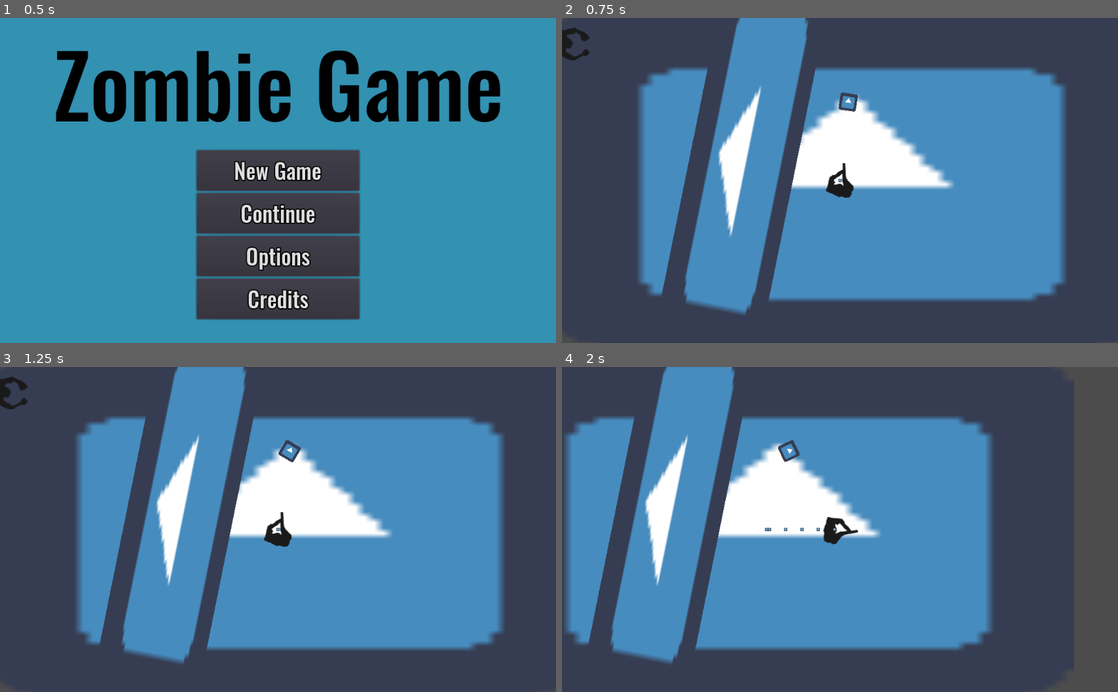
Above: before the commit, frames 1-4 (two rows, left to right).
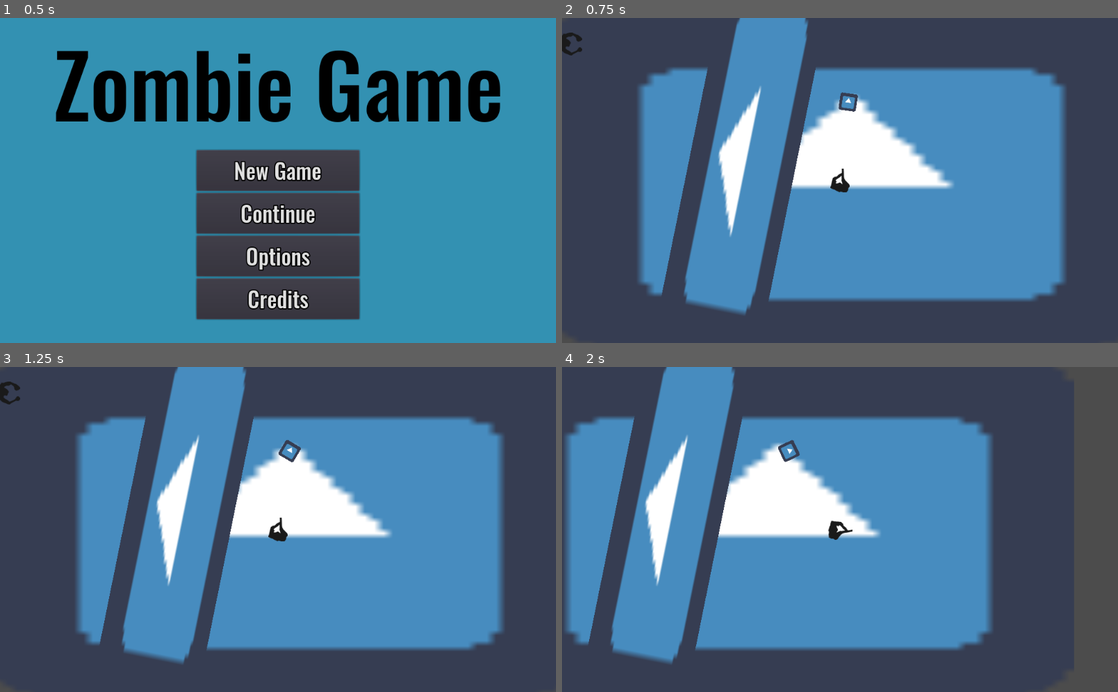
Above: after the commit, the same moments.

Repository: StrawberryGameJam/ZombieGame2020
Game: Godot game, scene res://Scenes/Title.tscn
Two runs of this game, one before a commit and one after it. Both use one fixed random seed, a clock stepped at 60 frames per second and the inputs below. The engine's default icon, where the game draws it, is replaced by a stand-in: a white triangle on a blue panel in a dark square.
Inputs (mouse positions are in pixels of both pictures, inside the frame that each line leads up to):
- Up to frame 1 (0.5 s): no input
- Up to frame 2 (0.75 s): click "New Game" at 0.5 s
- Up to frame 3 (1.25 s): no input
- Up to frame 4 (2 s): tap Enter (ui_accept) at 1.25, 1.52 s; move the mouse to (962, 513) at 1.27 s; hold Right (ui_right) from 1.28 s (still down); tap E (ui_interact) at 1.35 s; click (962, 513) at 1.42 s

Frame 1 is identical in both runs. In frame 2, 0.4% of the frame differs, in the area x 0-53%, y 2-56%; in frame 3, 0.4%; in frame 4, 0.3%.

Commit message:
quase jogável

Diff:
--- /dev/null
+++ b/Scenes/Level.gd
@@ -0,0 +1,228 @@
+extends Node2D
+
+var Room = preload("res://Scenes/Room.tscn")
+var Player = preload("res://Scenes/Player/Player.tscn")
+var Zombie = preload("res://Scenes/Zombies/default/Zombie.tscn")
+var font = preload("res://assets/RobotoBold120.tres")
+onready var Map = $TileMap
+onready var STimer = $Timer
+var tile_size = 32  # size of a tile in the TileMap
+var num_rooms = 16 # number of rooms to generate
+var min_size = 4 # minimum room size (in tiles)
+var max_size = 10  # maximum room size (in tiles)
+var hspread = 400  # horizontal spread (in pixels)
+var cull = 0  # chance to cull room
+var criou = false
+var count = 0
+var room_positions = []
+
+var min_h = 0
+var max_h = 0
+var min_w = 0
+var max_w = 0
+
+var path #= AStar.new()# AStar pathfinding object
+var start_room = null
+var end_room = null
+var play_mode = false
+var player = null
+var zombie = null
+
+func _ready():
+	randomize()
+	make_rooms(0, 0)
+
+
+func make_rooms(pos_x, pos_y):
+	for i in range(num_rooms):
+		var pos = Vector2(pos_x, pos_y)
+		var r = Room.instance()
+		var w = min_size + randi() % (max_size - min_size)
+		var h = min_size + randi() % (max_size - min_size)
+		r.make_room(pos, Vector2(w, h) * tile_size)
+		$Rooms.add_child(r)
+	# wait for movement to stop
+	yield(get_tree().create_timer(1.1), 'timeout')
+	# cull rooms
+	var counter = count
+	var coos = 0
+	var a = $Rooms.get_children()
+	for room in a.slice(count, len(a)-1):
+		if randf() < cull:
+			$Rooms.remove_child(room)
+		else:
+			room.mode = RigidBody2D.MODE_STATIC
+			room_positions = room_positions  + [Vector3(room.position.x, room.position.y, 0)]
+			count += 1
+			if(room.position.x > max_h + 100):
+				max_h = room.position.x
+			elif(room.position.x < min_h - 100):
+				min_h = room.position.x
+			if(room.position.y < min_w + 100):
+				min_w = room.position.y
+			elif(room.position.y > max_w - 100):
+				max_w = room.position.y
+		counter += 1
+	criou = false
+	print(coos)
+	yield(get_tree(), 'idle_frame')
+	# generate a minimum spanning tree connecting the rooms
+	room_positions.append(Vector3(pos_x, pos_y, 0))
+	path = find_mst(room_positions)
+	make_map()
+
+func _draw():
+	if start_room:
+		draw_string(font, start_room.position-Vector2(125,0), "start", Color(1,1,1))
+	if end_room:
+		draw_string(font, end_room.position-Vector2(125,0), "end", Color(1,1,1))
+
+func _process(delta):
+	update()
+func _on_Timer_timeout():
+	pass
+	#var n_zombie = Zombie.instance()
+	#add_child(n_zombie)
+	#n_zombie.position = end_room.position
+	#n_zombie.set_player(player)
+	#$Timer.start(3)
+func _input(event):
+	if event.is_action_pressed('ui_cancel'):
+		player = Player.instance()
+		add_child(player)
+		find_start_room()
+		find_end_room()
+		spawn_zombies()
+		player.position = start_room.position
+		player.set_start(start_room.position)
+		play_mode = true
+		Global.mouse_mode("aim")
+		#zombie = Zombie.instance()
+		#add_child(zombie)
+		#zombie.position = end_room.position
+		#$Timer.connect("timeout", self, "_on_Timer_timeout")
+		#zombie.set_player(player)
+		#$Timer.start(3)
+
+func find_mst(nodes):
+	# Prim's algorithm
+	# Given an array of positions (nodes), generates a minimum
+	# spanning tree
+	# Returns an AStar object
+
+	# Initialize the AStar and add the first point
+	path = AStar.new()
+	var nodes1 = nodes + []
+	path.add_point(path.get_available_point_id(), nodes1.pop_front())
+
+	# Repeat until no more nodes remain
+
+	while nodes1:
+		var min_dist = INF  # Minimum distance so far
+		var min_p = null  # Position of that node
+		var p = null  # Current position
+		# Loop through points in path
+		for p1 in path.get_points():
+			p1 = path.get_point_position(p1)
+			# Loop through the remaining nodes
+			for p2 in nodes1:
+				# If the node is closer, make it the closest
+				if p1.distance_to(p2) < min_dist:
+					min_dist = p1.distance_to(p2)
+					min_p = p2
+					p = p1
+		# Insert the resulting node into the path and add
+		# its connection
+		var n = path.get_available_point_id()
+		path.add_point(n, min_p)
+		path.connect_points(path.get_closest_point(p), n)
+		# Remove the node from the array so it isn't visited again
+		nodes1.erase(min_p)
+	return path
+
+func make_map():
+	# Create a TileMap from the generated rooms and path
+	Map.clear()
+
+	# Fill TileMap with walls, then carve empty rooms
+	var full_rect = Rect2()
+	for room in $Rooms.get_children():
+		var r = Rect2(room.position-room.size,
+					room.get_node("CollisionShape2D").shape.extents*2)
+		full_rect = full_rect.merge(r)
+	var topleft = Map.world_to_map(full_rect.position)
+	var bottomright = Map.world_to_map(full_rect.end)
+	for x in range(topleft.x-10, bottomright.x+10):
+		for y in range(topleft.y-10, bottomright.y+10):
+			Map.set_cell(x, y, 1)
+#
+#	# Carve rooms
+	var corridors = []  # One corridor per connection
+	for room in $Rooms.get_children():
+		var s = (room.size / tile_size).floor()
+		var pos = Map.world_to_map(room.position)
+		var ul = (room.position / tile_size).floor() - s
+		for x in range(2, s.x * 2 - 1):
+			for y in range(2, s.y * 2 - 1):
+				Map.set_cell(ul.x + x, ul.y + y, 0)
+		# Carve connecting corridor
+		var p = path.get_closest_point(Vector3(room.position.x,
+											room.position.y, 0))
+		for conn in path.get_point_connections(p):
+			if not conn in corridors:
+				var start = Map.world_to_map(Vector2(path.get_point_position(p).x,
+													path.get_point_position(p).y))
+				var end = Map.world_to_map(Vector2(path.get_point_position(conn).x,
+												path.get_point_position(conn).y))
+				carve_path(start, end)
+		corridors.append(p)
+
+func carve_path(pos1, pos2):
+	# Carve a path between two points
+	var x_diff = sign(pos2.x - pos1.x)
+	var y_diff = sign(pos2.y - pos1.y)
+	if x_diff == 0: x_diff = pow(-1.0, randi() % 2)
+	if y_diff == 0: y_diff = pow(-1.0, randi() % 2)
+	# choose either x/y or y/x
+	var x_y = pos1
+	var y_x = pos2
+	if (randi() % 2) > 0:
+		x_y = pos2
+		y_x = pos1
+	for x in range(pos1.x-x_diff, pos2.x+x_diff, x_diff):
+		Map.set_cell(x, x_y.y, 0)
+		Map.set_cell(x, x_y.y + y_diff, 0)  # widen the corridor
+	for y in range(pos1.y-x_diff, pos2.y+y_diff, y_diff):
+		Map.set_cell(y_x.x, y, 0)
+		Map.set_cell(y_x.x + x_diff, y, 0)
+
+func find_start_room():
+	var min_x = INF
+	for room in $Rooms.get_children():
+		if room.position.x < min_x:
+			start_room = room
+			min_x = room.position.x
+
+func find_end_room():
+	var max_x = -INF
+	for room in $Rooms.get_children():
+		if room.position.x > max_x:
+			end_room = room
+			max_x = room.position.x
+	var gate = Sprite.new()
+	gate.texture = load("res://icon.png")
+	end_room.add_child(gate)
+	gate.position = end_room.size
+	gate.position.x -=32
+	gate.position.y = 0
+	gate.centered  = true
+
+func spawn_zombies():
+	for room in $Rooms.get_children():
+		if room == end_room or room == start_room:
+			continue
+		var zombie = Zombie.instance()
+		add_child(zombie)
+		zombie.position = room.position
+		zombie.player = player
+	pass
--- /dev/null
+++ b/Scenes/Level.tscn
@@ -0,0 +1,25 @@
+[gd_scene load_steps=3 format=2]
+
+[ext_resource path="res://assets/tiles.tres" type="TileSet" id=1]
+[ext_resource path="res://Scenes/Level.gd" type="Script" id=2]
+
+[node name="Level" type="Node2D"]
+script = ExtResource( 2 )
+
+[node name="Rooms" type="Node2D" parent="."]
+
+[node name="Camera2D" type="Camera2D" parent="."]
+zoom = Vector2( 10, 10 )
+drag_margin_h_enabled = true
+drag_margin_v_enabled = true
+
+[node name="TileMap" type="TileMap" parent="."]
+show_behind_parent = true
+tile_set = ExtResource( 1 )
+cell_size = Vector2( 32, 32 )
+cell_custom_transform = Transform2D( 1, 0, 0, 1, 0, 0 )
+format = 1
+
+[node name="Timer" type="Timer" parent="."]
+process_mode = 0
+wait_time = 3.0
--- a/Scenes/Main.tscn
+++ b/Scenes/Main.tscn
@@ -51,3 +51,6 @@
 position = Vector2( 2.51754, -2.51752 )
 scale = Vector2( 12.4863, 3.0455 )
 texture = ExtResource( 1 )
+
+[node name="Zombie2" parent="." instance=ExtResource( 4 )]
+position = Vector2( -116.881, 186.6 )
--- a/Scenes/Player/Player.gd
+++ b/Scenes/Player/Player.gd
@@ -17,6 +17,10 @@
 var interacting_areas = []
 var mode = MODE.move
 var bullet_scene = preload("res://Scenes/Player/Bullet.tscn")
+
+var start_position = Vector2()
+func set_start(start):
+	start_position = start
 
 func _ready():
 #	var ScentTimer = Timer.new()
@@ -80,7 +84,6 @@
 					return
 				var area = interacting_areas.back()
 				while not $Interaction.overlaps_area(area):
-					print("area_missing")
 					interacting_areas.erase(area)
 					if interacting_areas.empty():
 						return
--- a/Scenes/Player/Player.tscn
+++ b/Scenes/Player/Player.tscn
@@ -7,11 +7,11 @@
 [ext_resource path="res://Scenes/Player/Inventory.tscn" type="PackedScene" id=5]
 
 [sub_resource type="CircleShape2D" id=1]
-radius = 33.5976
+radius = 19.7814
 
 [sub_resource type="CapsuleShape2D" id=2]
-radius = 40.4657
-height = 13.5725
+radius = 24.0287
+height = 8.93495
 
 [node name="Player" type="KinematicBody2D"]
 script = ExtResource( 1 )
@@ -20,18 +20,19 @@
 shape = SubResource( 1 )
 
 [node name="Gunpoint" type="Position2D" parent="."]
-position = Vector2( 33.094, 6.79238 )
+position = Vector2( 23.8282, 5.4025 )
 
 [node name="Guncane" type="Position2D" parent="."]
-position = Vector2( 0, 6.792 )
+position = Vector2( 2.77975, 5.86542 )
 
 [node name="icon" type="Sprite" parent="."]
+scale = Vector2( 0.7, 0.7 )
 texture = ExtResource( 2 )
 
 [node name="Interaction" type="Area2D" parent="."]
 
 [node name="CollisionShape2D" type="CollisionShape2D" parent="Interaction"]
-position = Vector2( 33.2781, 0 )
+position = Vector2( 24.012, 0 )
 shape = SubResource( 2 )
 
 [node name="Camera2D" type="Camera2D" parent="."]
@@ -46,10 +47,6 @@
 [node name="Inventory" parent="CanvasLayer" instance=ExtResource( 5 )]
 visible = false
 
-[node name="RayCast2D" type="RayCast2D" parent="."]
-enabled = true
-cast_to = Vector2( 2000, 0 )
-
 [node name="ScentTimer" type="Timer" parent="."]
 wait_time = 0.1
 autostart = true
--- /dev/null
+++ b/Scenes/Room.gd
@@ -0,0 +1,11 @@
+extends RigidBody2D
+
+var size
+
+func make_room(_pos, _size):
+	position = _pos
+	size = _size
+	var s = RectangleShape2D.new()
+	s.custom_solver_bias = 0.75
+	s.extents = size
+	$CollisionShape2D.shape = s
--- /dev/null
+++ b/Scenes/Room.tscn
@@ -0,0 +1,11 @@
+[gd_scene load_steps=2 format=2]
+
+[ext_resource path="res://Scenes/Room.gd" type="Script" id=1]
+
+[node name="Room" type="RigidBody2D"]
+collision_layer = 2
+collision_mask = 2
+mode = 2
+script = ExtResource( 1 )
+
+[node name="CollisionShape2D" type="CollisionShape2D" parent="."]
--- a/Scenes/Scent.tscn
+++ b/Scenes/Scent.tscn
@@ -1,7 +1,6 @@
-[gd_scene load_steps=3 format=2]
+[gd_scene load_steps=2 format=2]
 
 [ext_resource path="res://Scenes/Scent.gd" type="Script" id=1]
-[ext_resource path="res://icon.png" type="Texture" id=2]
 
 [node name="Scent" type="Node2D"]
 script = ExtResource( 1 )
@@ -9,7 +8,3 @@
 [node name="Timer" type="Timer" parent="."]
 wait_time = 3.0
 autostart = true
-
-[node name="icon" type="Sprite" parent="."]
-scale = Vector2( 0.1, 0.1 )
-texture = ExtResource( 2 )
--- a/Scenes/Zombies/default/Zombie.gd
+++ b/Scenes/Zombies/default/Zombie.gd
@@ -17,17 +17,22 @@
 	if player == null:
 		return
 
+	var has_scent = false
 	var space_state = get_world_2d().direct_space_state
-	var result = space_state.intersect_ray(global_position, player.global_position)
+	var result = space_state.intersect_ray(global_position, player.global_position,[self],player.collision_mask)
+	print(result)
 	if !result.empty() and result.collider == player:
 		obj = - global_position + player.global_position
+		has_scent = true
 	else:
 		for scent in player.scent_trail:
-			result = space_state.intersect_ray(global_position, scent.global_position)
+			result = space_state.intersect_ray(global_position, scent.global_position,[self],player.collision_mask)
 			if result.empty():
 				obj = - global_position + scent.global_position
+				has_scent = true
 				break
-
+	if not has_scent:
+		return
 	rotation = obj.angle()
 	var vel = (obj.normalized())*MOVE_SPEED
 	var res_par_l = space_state.intersect_ray(global_position, $Sprite/Left.global_position)
--- a/Scenes/Zombies/default/Zombie.tscn
+++ b/Scenes/Zombies/default/Zombie.tscn
@@ -4,7 +4,7 @@
 [ext_resource path="res://Scenes/Zombies/default/zombie.png" type="Texture" id=2]
 
 [sub_resource type="CircleShape2D" id=1]
-radius = 30.0
+radius = 22.111
 
 [sub_resource type="CapsuleShape2D" id=2]
 
@@ -15,7 +15,8 @@
 shape = SubResource( 1 )
 
 [node name="Sprite" type="Sprite" parent="."]
-position = Vector2( 13.2352, 0.630249 )
+position = Vector2( 9.71417, -0.250008 )
+scale = Vector2( 0.7, 0.7 )
 texture = ExtResource( 2 )
 
 [node name="Area2D" type="Area2D" parent="Sprite"]
--- a/Scripts/global.gd
+++ b/Scripts/global.gd
@@ -31,7 +31,6 @@
 func _input(event):
 	if event is InputEventKey and event.scancode in map.keys():
 		if map[event.scancode] == "ui_escape" and event.pressed:
-			print("pausou")
 			var current_scene = get_tree().get_current_scene()
 			if not get_tree().paused:
 				get_tree().paused = true
--- /dev/null
+++ b/assets/RobotoBold120.tres
@@ -0,0 +1,11 @@
+[gd_resource type="DynamicFont" load_steps=2 format=2]
+
+[ext_resource path="res://assets/Roboto-Medium.ttf" type="DynamicFontData" id=1]
+
+[resource]
+
+size = 120
+use_mipmaps = false
+use_filter = false
+font_data = ExtResource( 1 )
+_sections_unfolded = [ "Font", "Settings" ]
--- /dev/null
+++ b/assets/RobotoBold24.tres
@@ -0,0 +1,11 @@
+[gd_resource type="DynamicFont" load_steps=2 format=2]
+
+[ext_resource path="res://assets/Roboto-Medium.ttf" type="DynamicFontData" id=1]
+
+[resource]
+
+size = 24
+use_mipmaps = false
+use_filter = false
+font_data = ExtResource( 1 )
+_sections_unfolded = [ "Font", "Settings" ]
--- /dev/null
+++ b/assets/tiles.tres
@@ -0,0 +1,44 @@
+[gd_resource type="TileSet" load_steps=4 format=2]
+
+[ext_resource path="res://assets/grass.png" type="Texture" id=1]
+[ext_resource path="res://assets/stone.png" type="Texture" id=2]
+
+[sub_resource type="ConvexPolygonShape2D" id=1]
+points = PoolVector2Array( -16, -16, 16, -16, 16, 16, -16, 16 )
+
+[resource]
+0/name = "Grass"
+0/texture = ExtResource( 1 )
+0/tex_offset = Vector2( 0, 0 )
+0/modulate = Color( 1, 1, 1, 1 )
+0/region = Rect2( 0, 0, 35, 34 )
+0/tile_mode = 0
+0/occluder_offset = Vector2( 17.5, 17 )
+0/navigation_offset = Vector2( 17.5, 17 )
+0/shape_offset = Vector2( 0, 0 )
+0/shape_transform = Transform2D( 1, 0, 0, 1, 0, 0 )
+0/shape_one_way = false
+0/shape_one_way_margin = 0.0
+0/shapes = [  ]
+0/z_index = 0
+1/name = "Stone"
+1/texture = ExtResource( 2 )
+1/tex_offset = Vector2( 0, 0 )
+1/modulate = Color( 1, 1, 1, 1 )
+1/region = Rect2( 0, 0, 32, 32 )
+1/tile_mode = 0
+1/occluder_offset = Vector2( 16, 16 )
+1/navigation_offset = Vector2( 16, 16 )
+1/shape_offset = Vector2( 16, 16 )
+1/shape_transform = Transform2D( 1, 0, 0, 1, 16, 16 )
+1/shape = SubResource( 1 )
+1/shape_one_way = false
+1/shape_one_way_margin = 1.0
+1/shapes = [ {
+"autotile_coord": Vector2( 0, 0 ),
+"one_way": false,
+"one_way_margin": 1.0,
+"shape": SubResource( 1 ),
+"shape_transform": Transform2D( 1, 0, 0, 1, 16, 16 )
+} ]
+1/z_index = 0
--- a/project.godot
+++ b/project.godot
@@ -93,6 +93,11 @@
 "events": [ Object(InputEventKey,"resource_local_to_scene":false,"resource_name":"","device":0,"alt":false,"shift":false,"control":false,"meta":false,"command":false,"pressed":false,"scancode":16777217,"unicode":0,"echo":false,"script":null)
  ]
 }
+"ui_ restart"={
+"deadzone": 0.5,
+"events": [ Object(InputEventKey,"resource_local_to_scene":false,"resource_name":"","device":0,"alt":false,"shift":false,"control":false,"meta":false,"command":false,"pressed":false,"scancode":76,"unicode":0,"echo":false,"script":null)
+ ]
+}
 
 [layer_names]
 
Binary file added: assets/Roboto-Light.ttf
Binary file added: assets/Roboto-Medium.ttf
Binary file added: assets/grass.png
Not shown, added: assets/grass.png.import
Binary file added: assets/player.png
Not shown, added: assets/player.png.import
Binary file added: assets/stone.png
Not shown, added: assets/stone.png.import
Binary file added: assets/zombie.png
Not shown, added: assets/zombie.png.import
